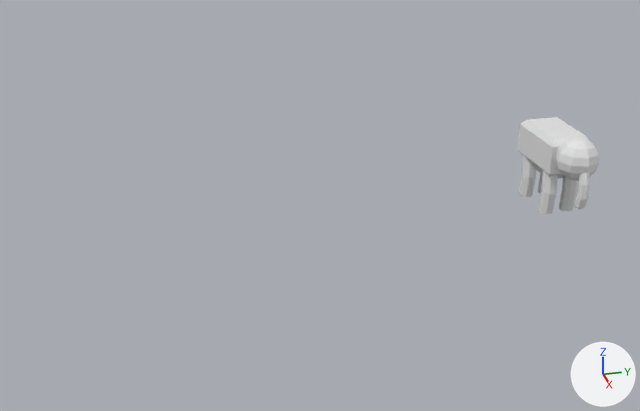
The Blender file Assets/Models/PlayerElephant.blend: old version first, new version second.
Both versions are drawn from a camera (50 mm lens) standing at (16.25, -9.49, 8.14) and looking at (0.31, -5.32, 0.65). Lighting does not change. The marker at lower right points along +X, +Y and +Z.

The first picture shows 'Body', 'Head', 'Leg front left', 'Leg front right', 'Leg rear right', 'Trunk'.
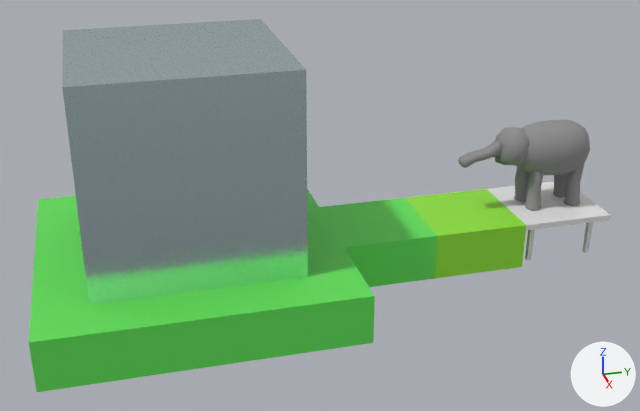
Commit message: Models for the PlayerElephant and a large lift

What differs and where, as boxes [x1, y1, x2, y2] in the pictures (640 x 411 px; the box of a moved part takes in the faces that stretch with it):
'Lift', added
    after: [62, 19, 308, 304]
'Platform solid pushable', added (green)
    after: [29, 189, 375, 392]
'Platform solid immobile', added (green)
    after: [405, 189, 526, 278]
'Platform solid pushable.001', added (green)
    after: [319, 198, 437, 287]
'Body', recoloured, reshaped, moved (11% shorter)
    before: [517, 117, 589, 179]
    after: [516, 120, 590, 175]
'Platform breakable table', added
    after: [487, 182, 611, 230]
'Head', reshaped, moved (18% narrower, 11% shorter)
    before: [556, 137, 599, 181]
    after: [495, 127, 530, 166]
'Leg front left', reshaped, moved
    before: [559, 176, 578, 212]
    after: [525, 171, 544, 211]
'Leg front right', reshaped, moved
    before: [538, 170, 558, 214]
    after: [514, 167, 529, 202]
'Trunk', reshaped, moved, turned
    before: [574, 172, 590, 209]
    after: [458, 140, 503, 168]
'Leg rear right', reshaped, moved, turned
    before: [519, 155, 536, 197]
    after: [553, 173, 567, 198]
'Leg rear left', reshaped
    before: [537, 174, 542, 194]
    after: [564, 163, 585, 206]
'Table leg 1', added
    after: [582, 222, 593, 253]
'Table leg 1.001', added
    after: [525, 229, 535, 260]
part 1 of me_trunk, added
    after: [458, 140, 503, 168]
part 2 of me_trunk, deleted
    before: [574, 172, 590, 209]
part 4 of me_head, added
    after: [495, 127, 530, 166]
part 5 of me_head, deleted
    before: [556, 137, 599, 181]
part 7 of me_elephant_leg, moved or reshaped
    before: [519, 155, 578, 214]
    after: [514, 163, 585, 211]
part 9 of me_body, built on
    before: [517, 117, 589, 179]
    after: [516, 120, 590, 175]

What changed in the scene script:
```text
Change mat_material:
    mat_material.base_color: (0.8, 0.8, 0.8) -> (0.288, 0.8, 0.0388)  # white #e7e7e7 -> green #92e737
Change me_body:
    remove me_body.from_pydata(...)  # 16 vertices, 14 faces; spans x -0.75..0.75, y -0.45..0.45, z -0.31..0.75
    remove me_body.materials.append(mat_material)  # white #e7e7e7
    add me_body.from_pydata(...)  # 222 vertices, 240 faces; spans x -0.59..0.59, y -1.0..0.78, z 0.67..1.88
    me_body part 9: 16 vertices removed from x -0.75..0.75, y -0.45..0.45, z -0.31..0.75; 222 vertices added at x -0.59..0.59, y -1.0..0.78, z 0.67..1.88
    me_body part 10: the surface is now shaded smooth
    add me_body.materials.append(mat_elephant_hide)  # grey #929292
Change me_trunk:
    used by ob_trunk; location = (1.44, 0.0, 0.85); rotation_euler = (0.0, -0.307, 0.0), in degrees (0, -18, 0)
    remove me_trunk.from_pydata(...)  # 40 vertices, 34 faces; spans x -0.317..0.116, y -0.116..0.116, z -0.389..0.434
    add me_trunk.from_pydata(...)  # 88 vertices, 82 faces; spans x -0.151..0.151, y -2.178..-1.273, z 1.04..1.591
    me_trunk part 1: 88 vertices added at x -0.151..0.151, y -2.178..-1.273, z 1.04..1.591
    me_trunk part 2: 40 vertices removed from x -0.317..0.116, y -0.116..0.116, z -0.389..0.434
    me_trunk part 3: the surface is now shaded smooth
    add me_trunk.materials.append(mat_elephant_hide)  # grey #929292
Change me_head:
    remove me_head.from_pydata(...)  # 58 vertices, 64 faces; spans x -0.45..0.45, y -0.45..0.45, z -0.45..0.45
    add me_head.from_pydata(...)  # 59 vertices, 64 faces; spans x -0.45..0.45, y -1.351..-0.566, z 1.003..1.821
    me_head part 4: 59 vertices added at x -0.45..0.45, y -1.351..-0.566, z 1.003..1.821
    me_head part 5: 58 vertices removed from x -0.45..0.45, y -0.45..0.45, z -0.45..0.45
    me_head part 6: the surface is now shaded smooth
    add me_head.materials.append(mat_elephant_hide)  # grey #929292
Change me_elephant_leg:
    used by ob_leg_rear_right; location = (-0.51, -0.27, 0.52); rotation_euler = (0.0, 0.0, 0.394), in degrees (0, 0, 23)
    remove me_elephant_leg.from_pydata(...)  # 24 vertices, 18 faces; spans x -0.15..0.221, y -0.185..0.155, z -0.525..0.525
    add me_elephant_leg.from_pydata(...)  # 40 vertices, 34 faces; spans x -0.161..0.161, y -0.214..0.144, z -0.525..0.525
    me_elephant_leg part 7: 24 vertices removed from x -0.15..0.221, y -0.185..0.155, z -0.525..0.525; 40 vertices added at x -0.161..0.161, y -0.214..0.144, z -0.525..0.525
    me_elephant_leg part 8: the surface is now shaded smooth
    add me_elephant_leg.materials.append(mat_elephant_hide)  # grey #929292
Add me_cube_003:
    me_cube_003.from_pydata([(-1.0, -1.0, 0.0), (-1.0, 1.0, 0.0), (1.0, -1.0, 0.0), (1.0, 1.0, 0.0), (-1.0, -1.0, 0.88), (-1.0, 1.0, 0.88), (1.0, 1.0, 0.88), (1.0, -1.0, 0.88)], [], [(1, 3, 2, 0), (2, 7, 4, 0), (3, 6, 7, 2), (1, 5, 6, 3), (0, 4, 5, 1)])
Change ob_body:
    ob_body.location: (0.0, 0.0, 1.0) -> (0.0, 0.0, 0.0)
Change ob_trunk:
    ob_trunk.rotation_euler: (0.0, -0.307, 0.0) -> (0.0, 0.0, 0.0)  # degrees (0, -18, 0) -> degrees (0, 0, 0)
    ob_trunk.location: (1.44, 0.0, 0.85) -> (0.0, 0.0, 0.0)
Change ob_head:
    ob_head.location: (1.02, 0.0, 1.41) -> (0.0, 0.0, 0.0)
Change ob_leg_rear_right:
    ob_leg_rear_right.rotation_euler: (0.0, 0.0, 0.394) -> (0.0, 0.0, 0.0)  # degrees (0, 0, 23) -> degrees (0, 0, 0)
    ob_leg_rear_right.location: (-0.51, -0.27, 0.52) -> (-0.27, 0.51, 0.52)
Change ob_leg_front_left:
    ob_leg_front_left.location: (0.43, 0.23, 0.52) -> (0.23, -0.43, 0.52)
Change ob_leg_front_right:
    ob_leg_front_right.location: (0.45, -0.27, 0.52) -> (-0.27, -0.45, 0.52)
Add ob_platform_solid_pushable_001:
    ob_platform_solid_pushable_001 = bpy.data.objects.new('Platform solid pushable.001', me_cube_004)  # a box spanning x -1.0..1.0, y -1.0..1.0, z 0.0..1.0; in mat_material_002 (green #64e75b)
    ob_platform_solid_pushable_001.location = (0.0, -4.0, -1.0)
Add ob_lift:
    ob_lift = bpy.data.objects.new('Lift', me_cube_005)  # 20 vertices, 18 faces; spans x -2.0..2.0, y -2.0..2.0, z -2.0..2.0; in mat_lift_metal (white #dbf2f5)
    ob_lift.location = (0.0, -8.0, 2.0)
Add ob_table_leg_1_001:
    ob_table_leg_1_001 = bpy.data.objects.new('Table leg 1.001', me_cube_003)
    ob_table_leg_1_001.parent = ob_platform_breakable_table
    ob_table_leg_1_001.location = (0.7, -0.7, -1.0)
    ob_table_leg_1_001.scale = (0.05, 0.05, 1.0)
Add ob_platform_breakable_table:
    ob_platform_breakable_table = bpy.data.objects.new('Platform breakable table', me_cube)  # a box spanning x -1.0..1.0, y -1.0..1.0, z 0.88..1.0
    ob_platform_breakable_table.location = (0.0, 0.0, -1.0)
Add ob_table_leg_1:
    ob_table_leg_1 = bpy.data.objects.new('Table leg 1', me_cube_003)
    ob_table_leg_1.parent = ob_platform_breakable_table
    ob_table_leg_1.location = (0.7, 0.7, -1.0)
    ob_table_leg_1.scale = (0.05, 0.05, 1.0)
Add ob_platform_solid_pushable:
    ob_platform_solid_pushable = bpy.data.objects.new('Platform solid pushable', me_cube_002)  # a box spanning x -3.0..3.0, y -3.0..3.0, z 0.0..1.0; in mat_material_001 (green #64e75b)
    ob_platform_solid_pushable.location = (0.0, -8.0, -1.0)
Add ob_platform_solid_immobile:
    ob_platform_solid_immobile = bpy.data.objects.new('Platform solid immobile', me_cube_001)  # a box spanning x -1.0..1.0, y -1.0..1.0, z 0.0..1.0; in mat_material (green #92e737)
    ob_platform_solid_immobile.location = (0.0, -2.0, -1.0)
```
